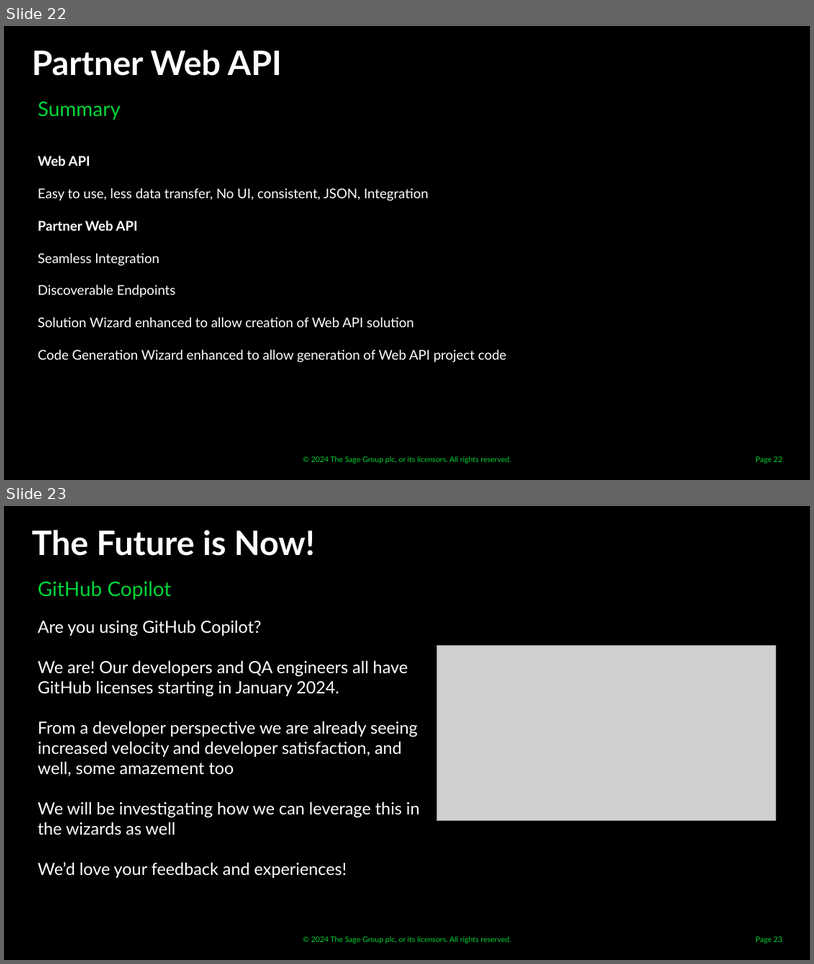
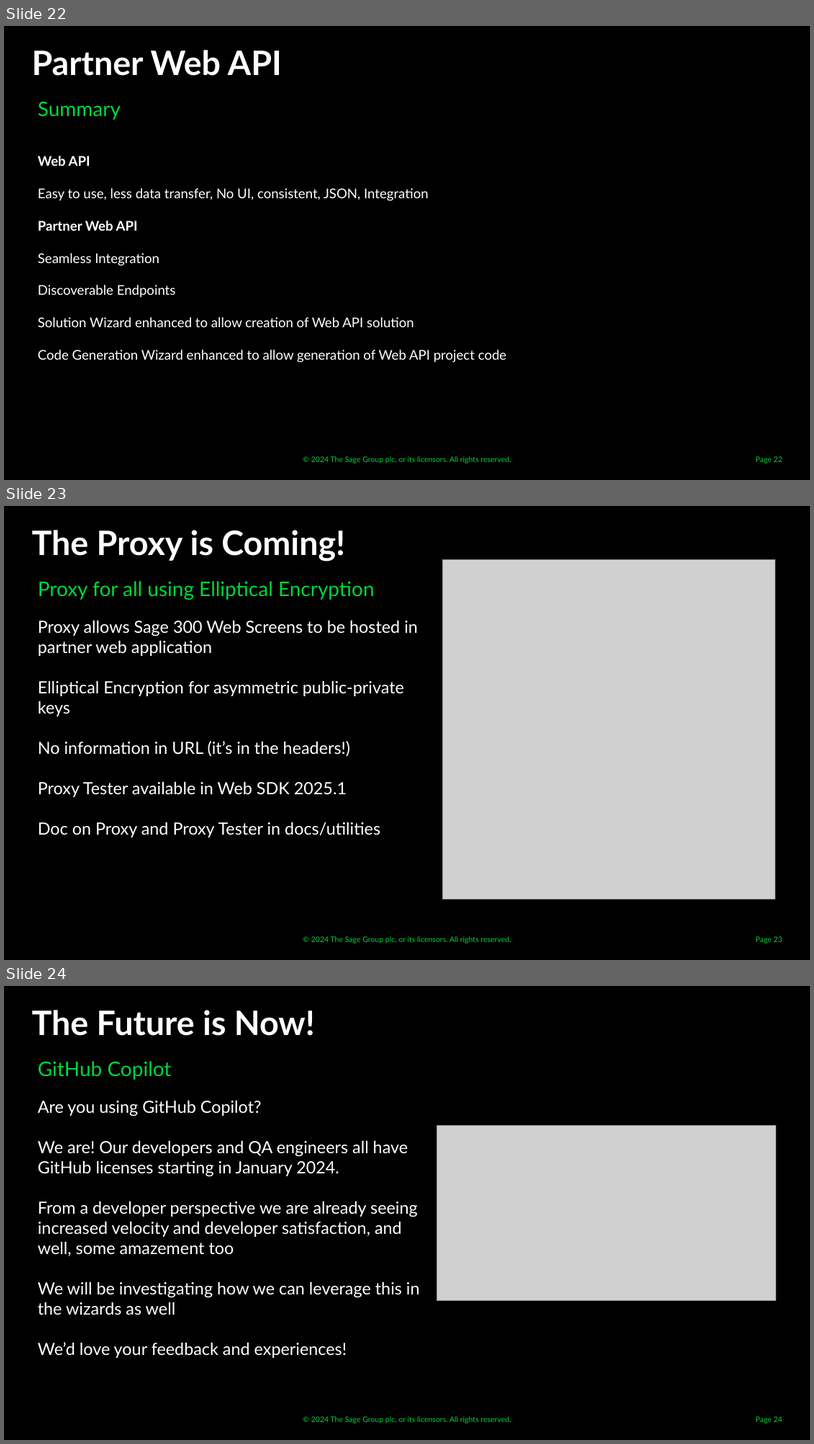
Before and after one commit to SageNADev/Sage300-SDK, a slide deck: docs/presentations/TPAC/2024/Sage300SDK_Malaysia_PartnerWebApi.pptx. Shown one above the other, each under a label of ours: slides 22 and 23 before the commit, slides 22, 23 and 24 after it. The pictures are 814x964 and 814x1444 pixels, drawn with LibreOffice and Linux fonts; fonts in the diff are those of the drawing; grey boxes stand for pictures; background and template pictures are left out. Boxes give left, top, right and bottom in pixels: in the first picture for what was removed or moved away, otherwise in the second. Text is boxed around its words. In the diff, an @@ line names an element or a change of style, - is before the commit and + after.

Commit message:
Updated docs

```diff
--- a/docs/presentations/TPAC/2024/Sage300SDK_Malaysia_PartnerWebApi.pptx
+++ b/docs/presentations/TPAC/2024/Sage300SDK_Malaysia_PartnerWebApi.pptx
@@ slide 23 added at <box>4,506,810,960</box>, background #000000; not listed: 1 template element that a slide beside it also shows @@
@@ text added at <box>32,530,345,561</box>, 40 pt, text #FFFFFF, bold @@
+The Proxy is Coming!
@@ picture added at <box>442,559,776,898</box> @@
@@ text added at <box>38,581,375,600</box>, 24 pt, text #00D639 @@
+Proxy for all using Elliptical Encryption
@@ text added at <box>38,620,418,837</box>, 20 pt, text #FFFFFF @@
+Proxy allows Sage 300 Web Screens to be hosted in partner web application
+Elliptical Encryption for asymmetric public-private keys
+No information in URL (it’s in the headers!)
+Proxy Tester available in Web SDK 2025.1
+Doc on Proxy and Proxy Tester in docs/utilities
@@ page number added at <box>756,936,782,943</box>, 9 pt, text #00D639 @@
+Page 23
@@ what was slide 23 is now slide 24 @@
@@ page number at <box>756,1416,782,1423</box>: text changed @@
-Page 23
+Page 24
```
Also in this commit, not shown: 2 other files.
